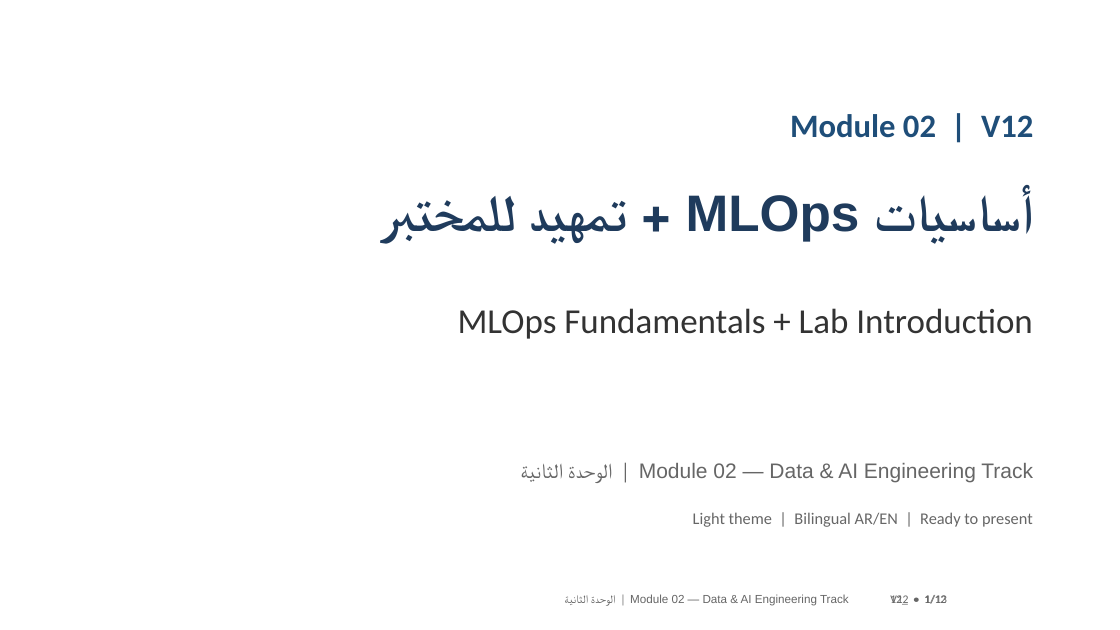
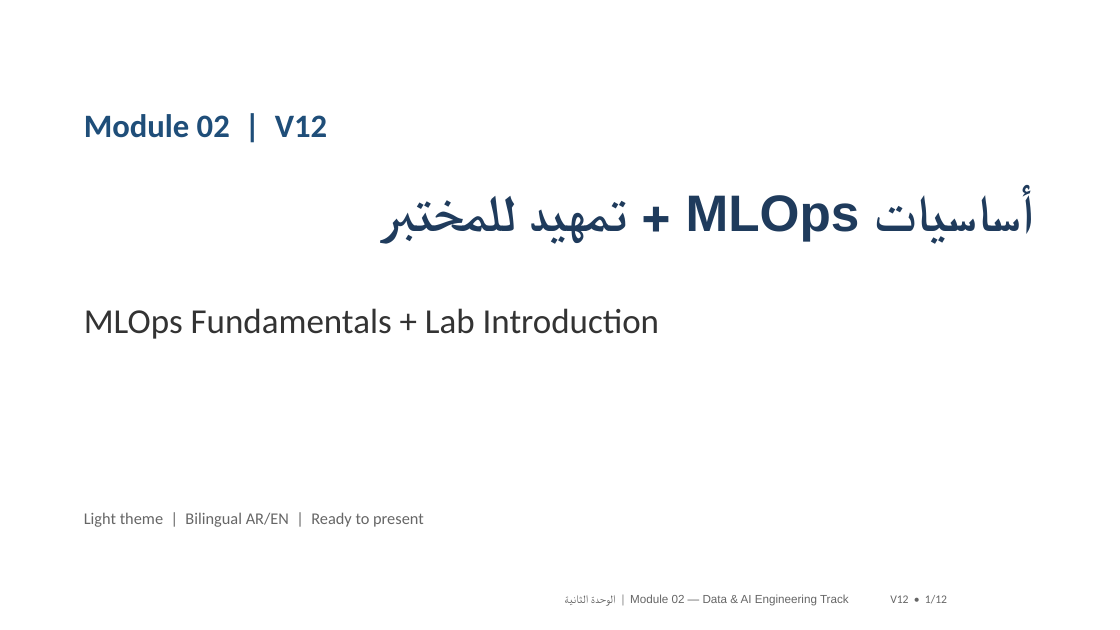
Before and after one commit to SAMeh-ZAGhloul/AI-Course, a slide deck: slide 1 of output/Module02_V12_Updated.pptx. Drawn at 1120x630 pixels with LibreOffice and Linux fonts; fonts in the diff are those of the drawing. Boxes give left, top, right and bottom in pixels: in the first picture for what was removed or moved away, otherwise in the second. Text is boxed around its words. In the diff, an @@ line names an element or a change of style, - is before the commit and + after.

Commit message:
fix: normalize generated module deck footers
Regenerates V06–V12 with one valid footer per slide and adds the V09 grounding visual to the standalone reference deck.

```diff
--- a/output/Module02_V12_Updated.pptx
+++ b/output/Module02_V12_Updated.pptx
@@ text removed at [591,463,1033,606] @@
-Module 02 — Data & AI Engineering Track | الوحدة الثانية
@@ alignment right to left in 3 elements at [84,114,327,138], [84,308,659,339], [84,512,424,527] @@
@@ text at [890,595,947,603]: text changed @@
-V12 • 1/13
+V12 • 1/12
@@ text removed at [890,595,946,605] @@
-12_ • 1/12
```
Also in this commit, not shown: 11 other slides changed, 10 other files.
